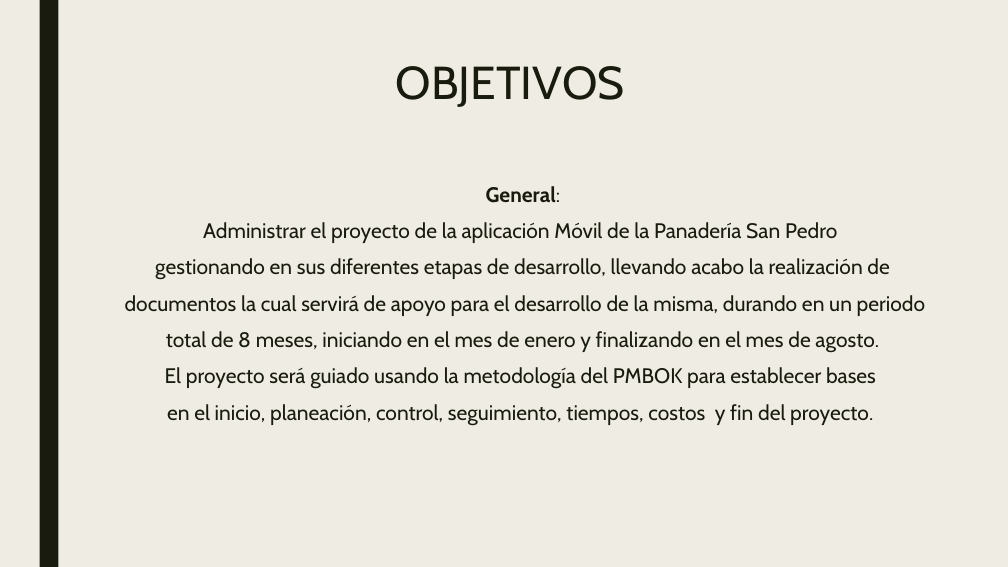
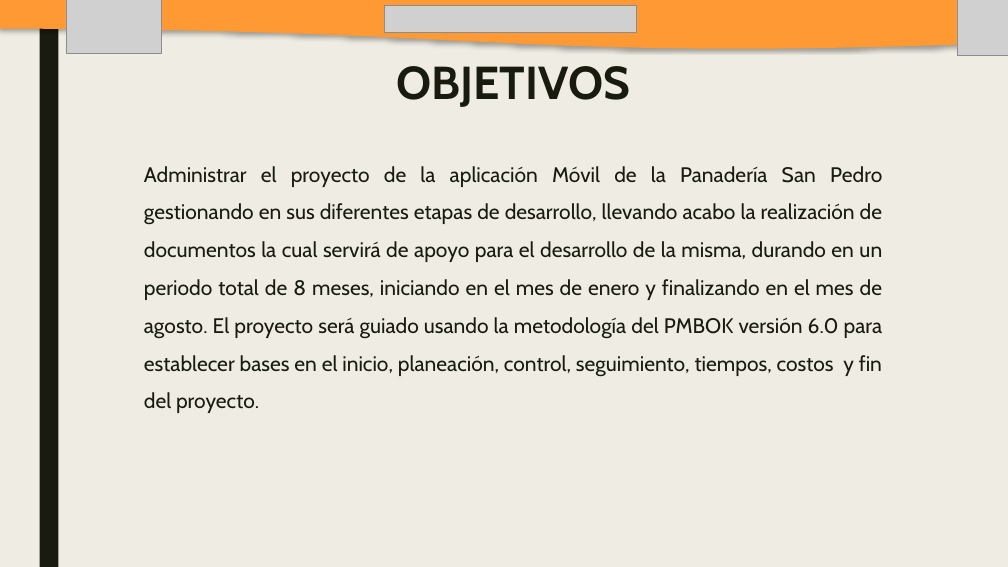
Before and after one commit to SM-ROOT/SM-ROOT, a slide deck: slide 9 of 9°A/Integradora/diapositiva/SM-ROOT_APPMO-SP.pptx (slide 7 before the commit). Drawn at 1008x567 pixels with LibreOffice and Linux fonts; fonts in the diff are those of the drawing; grey boxes stand for pictures. Boxes give left, top, right and bottom in pixels: in the first picture for what was removed or moved away, otherwise in the second. Text is boxed around its words. In the diff, an @@ line names an element or a change of style, - is before the commit and + after.

Commit message:
actualización de documentos

```diff
--- a/9°A/Integradora/diapositiva/SM-ROOT_APPMO-SP.pptx
+++ b/9°A/Integradora/diapositiva/SM-ROOT_APPMO-SP.pptx
@@ freeform shape added at [0,0,1008,48], fill #FF9933 @@
@@ picture added at [66,0,161,54] @@
@@ picture added at [385,5,636,33] @@
@@ picture added at [957,0,1008,56] @@
@@ title "OBJETIVOS" at [397,66,631,107]: bold on @@
@@ text at [144,166,882,413]: text changed @@
-General:
-Administrar el proyecto de la aplicación Móvil de la Panadería San Pedro
-gestionando en sus diferentes etapas de desarrollo, llevando acabo la realización de
-documentos la cual servirá de apoyo para el desarrollo de la misma, durando en un periodo
-total de 8 meses, iniciando en el mes de enero y finalizando en el mes de agosto.
-El proyecto será guiado usando la metodología del PMBOK para establecer bases
-en el inicio, planeación, control, seguimiento, tiempos, costos y fin del proyecto.
+Administrar el proyecto de la aplicación Móvil de la Panadería San Pedro gestionando en sus diferentes etapas de desarrollo, llevando acabo la realización de documentos la cual servirá de apoyo para el desarrollo de la misma, durando en un periodo total de 8 meses, iniciando en el mes de enero y finalizando en el mes de agosto. El proyecto será guiado usando la metodología del PMBOK versión 6.0 para establecer bases en el inicio, planeación, control, seguimiento, tiempos, costos y fin del proyecto.
```
Also in this commit, not shown: 18 other slides changed, 6 slides added, 4 slides removed, 31 other files.
